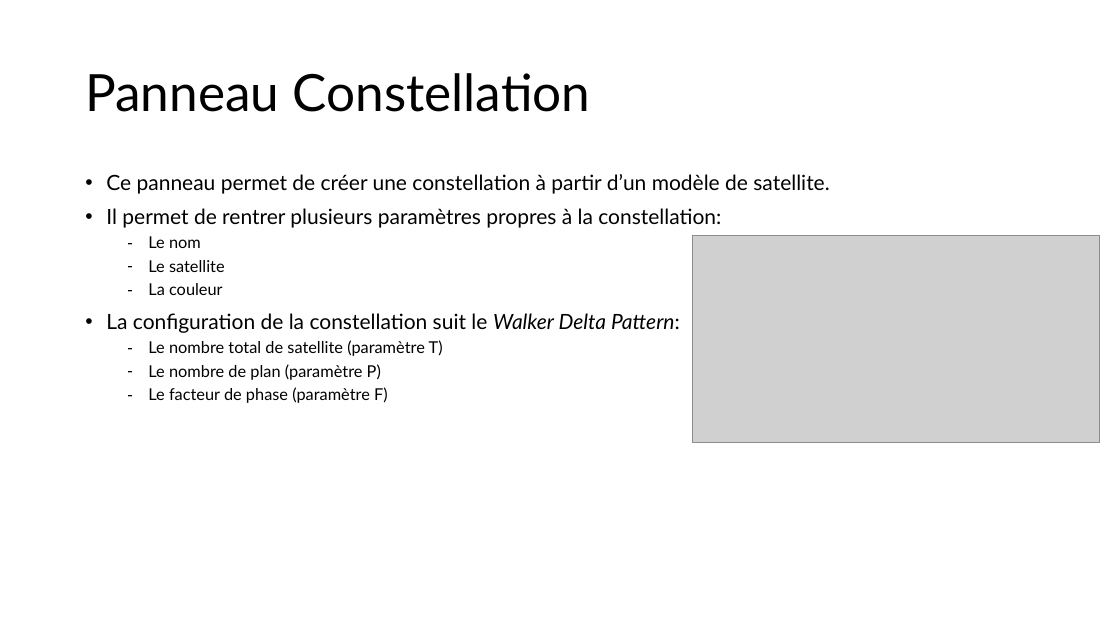
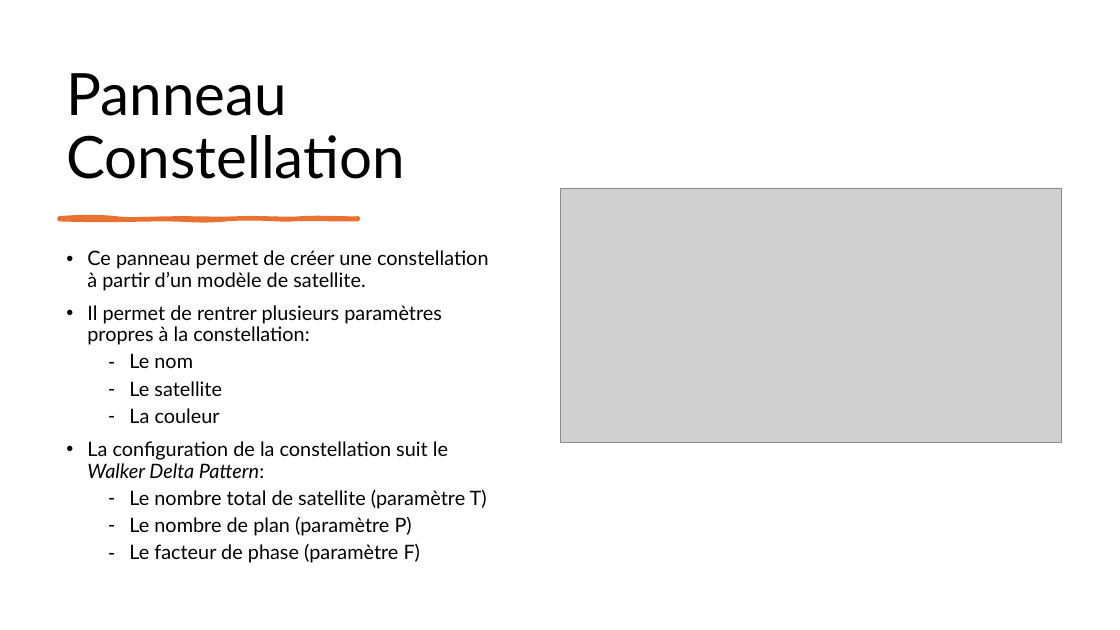
Before and after one commit to leoid3/EO_Tools, a slide deck: slide 4 of User guide.pptx (slide 3 before the commit). Drawn at 1120x630 pixels with LibreOffice and Linux fonts; fonts in the diff are those of the drawing; grey boxes stand for pictures. Boxes give left, top, right and bottom in pixels: in the first picture for what was removed or moved away, otherwise in the second. Text is boxed around its words. In the diff, an @@ line names an element or a change of style, - is before the commit and + after.

```diff
--- a/User guide.pptx
+++ b/User guide.pptx
@@ title "Panneau Constellation": place and size @@
-title "Panneau Constellation" at box(85, 73, 591, 112)
+title "Panneau Constellation" at box(66, 73, 405, 179)
@@ title "Panneau Constellation" at box(66, 73, 405, 179): size 44 to 50 pt; vertical alignment middle to bottom @@
@@ picture: place and size @@
-picture at box(692, 236, 1100, 443)
+picture at box(560, 188, 1062, 442)
@@ freeform shape added at box(59, 218, 358, 220), fill #E97132, outline #E97132 3 pt @@
@@ text "Ce panneau permet de créer ...": place and size @@
-text "Ce panneau permet de créer ..." at box(106, 174, 829, 403)
+text "Ce panneau permet de créer ..." at box(87, 250, 489, 563)
@@ text "Ce panneau permet de créer ..." at box(87, 250, 489, 563): size 18 to 17 pt in "Ce panneau permet de créer une constellation ...", "Il permet de rentrer plusieurs paramètres propres ...", "La configuration de la constellation suit le ..."; size 14 to 17 pt in "Le nom", "Le satellite", "La couleur", "Le nombre total de satellite (paramètre T)" and 2 more places @@
```
Also in this commit, not shown: 5 other slides changed, 8 slides added, 1 slide removed, 5 other files.
